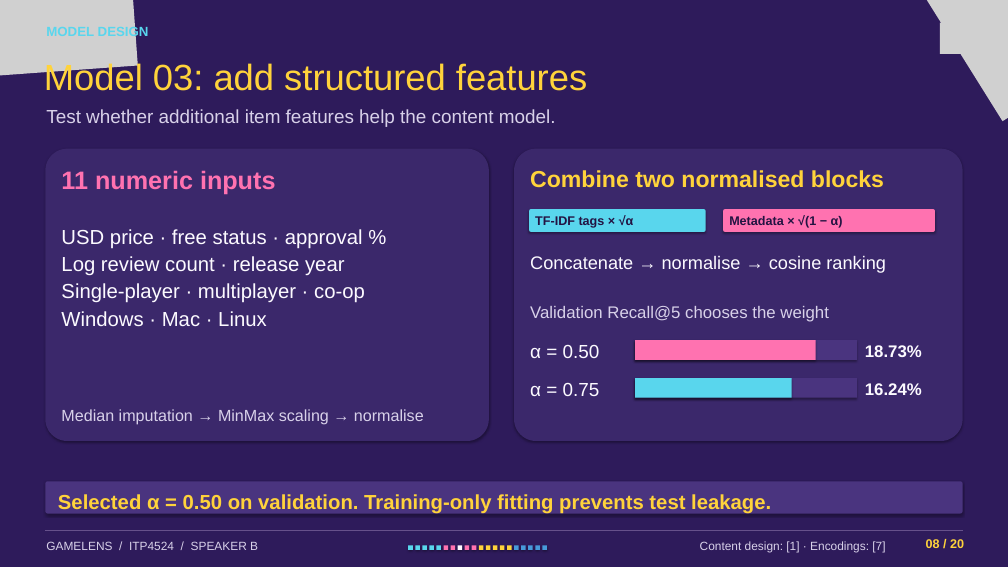
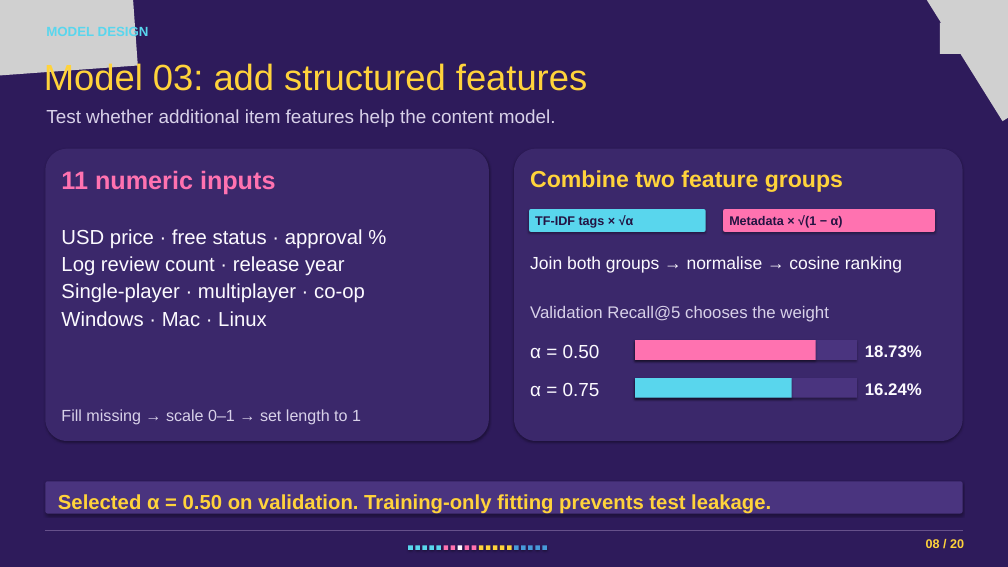
Before and after one commit to CalebChan411/ITP4524GP, a slide deck: slide 8 of part_b/game_recommendation/presentation.pptx. Drawn at 1008x567 pixels with LibreOffice and Linux fonts; fonts in the diff are those of the drawing; grey boxes stand for pictures. Boxes give left, top, right and bottom in pixels: in the first picture for what was removed or moved away, otherwise in the second. Text is boxed around its words. In the diff, an @@ line names an element or a change of style, - is before the commit and + after.

```diff
--- a/part_b/game_recommendation/presentation.pptx
+++ b/part_b/game_recommendation/presentation.pptx
@@ text at box(530, 170, 843, 192): text changed @@
-Combine two normalised blocks
+Combine two feature groups
@@ text at box(530, 256, 902, 273): text changed; size 26 to 25 pt @@
-Concatenate → normalise → cosine ranking
+Join both groups → normalise → cosine ranking
@@ text at box(61, 409, 361, 425): text changed @@
-Median imputation → MinMax scaling → normalise
+Fill missing → scale 0–1 → set length to 1
@@ text removed at box(46, 541, 258, 550) @@
-GAMELENS / ITP4524 / SPEAKER B
@@ text removed at box(700, 541, 885, 553) @@
-Content design: [1] · Encodings: [7]
```
Also in this commit, not shown: 17 other slides changed, 1 slide added, 1 slide removed, 4 other files.
